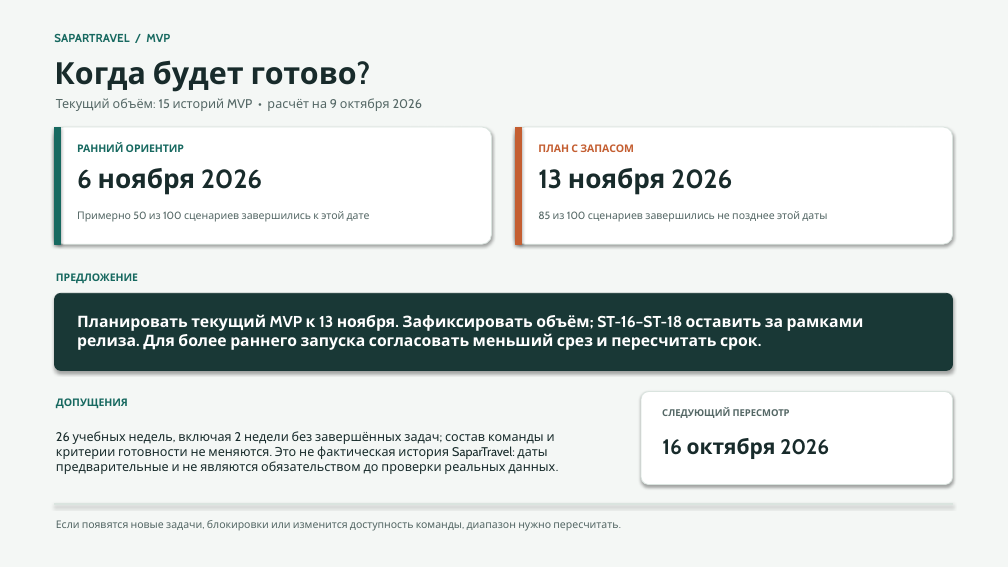
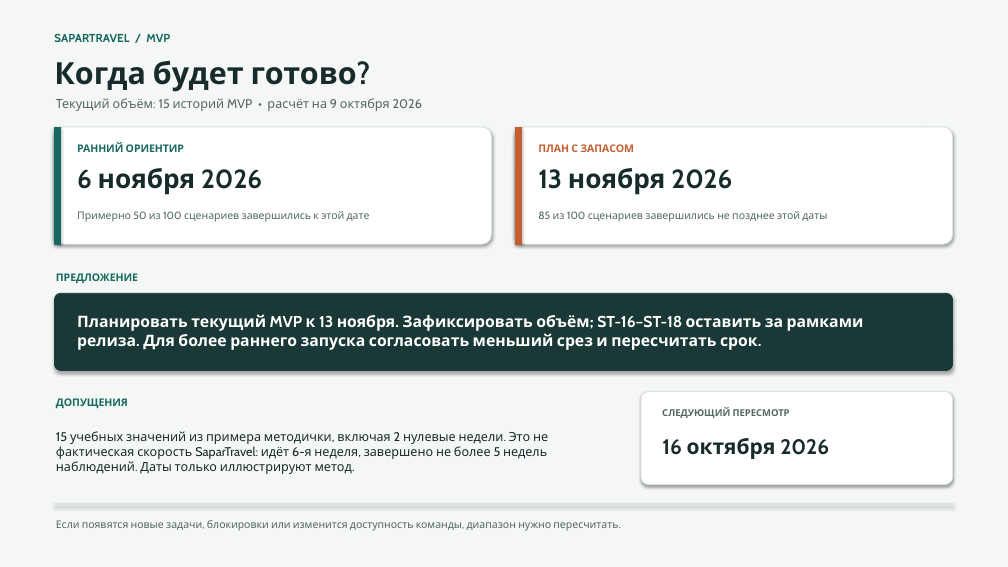
Before and after one commit to Akira-vs96/SaparTravel, a slide deck: slide 1 of docs/lab-6-customer-slide.pptx. Drawn at 1008x567 pixels with LibreOffice and Linux fonts; fonts in the diff are those of the drawing. Boxes give left, top, right and bottom in pixels: in the first picture for what was removed or moved away, otherwise in the second. Text is boxed around its words. In the diff, an @@ line names an element or a change of style, - is before the commit and + after.

```diff
--- a/docs/lab-6-customer-slide.pptx
+++ b/docs/lab-6-customer-slide.pptx
@@ text at [56, 431, 548, 474]: text changed @@
-26 учебных недель, включая 2 недели без завершённых задач; состав команды и критерии готовности не меняются. Это не фактическая история SaparTravel: даты предварительные и не являются обязательством до проверки реальных данных.
+15 учебных значений из примера методички, включая 2 нулевые недели. Это не фактическая скорость SaparTravel: идёт 6-я неделя, завершено не более 5 недель наблюдений. Даты только иллюстрируют метод.
```
Also in this commit, not shown: 4 other files.
